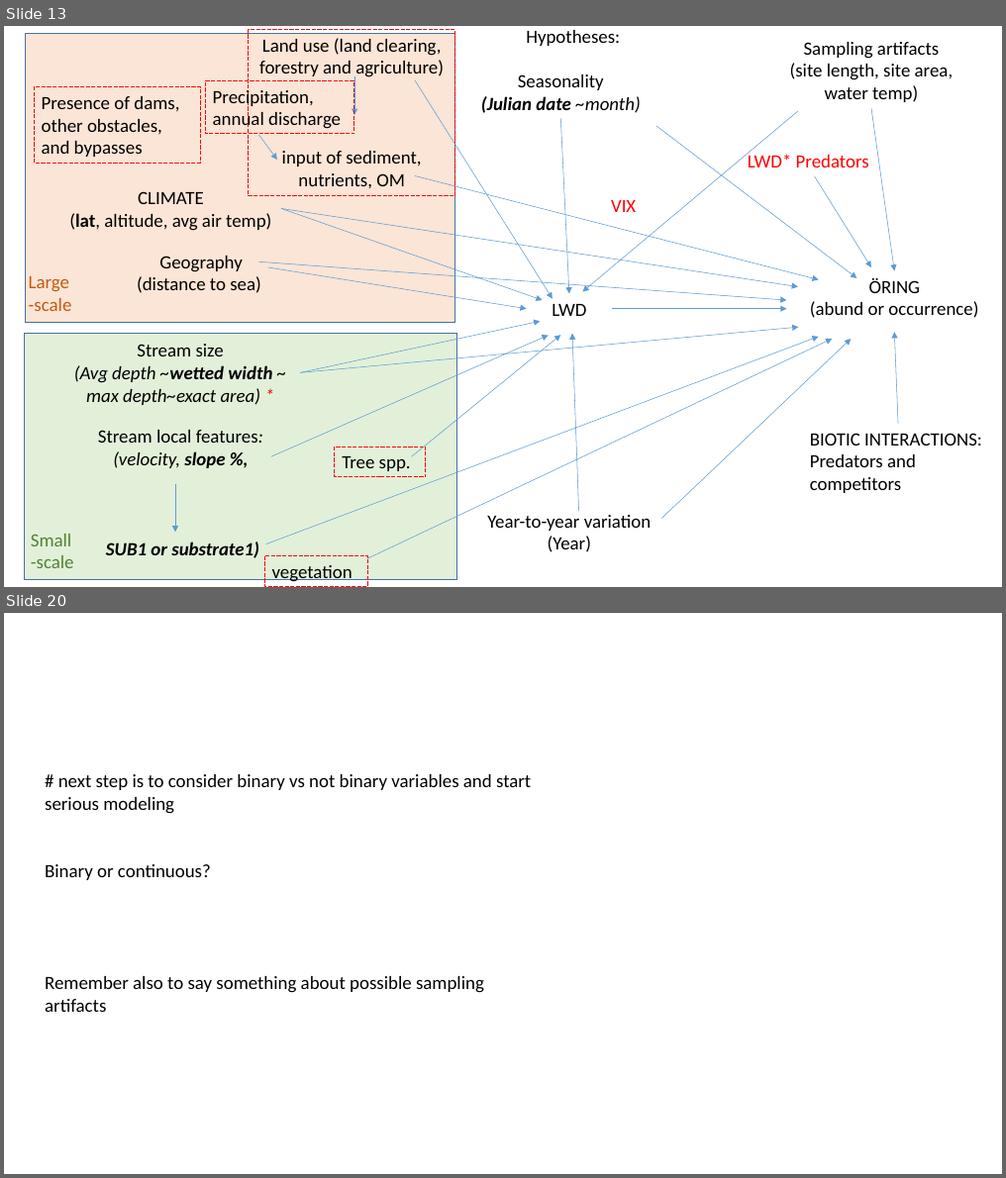
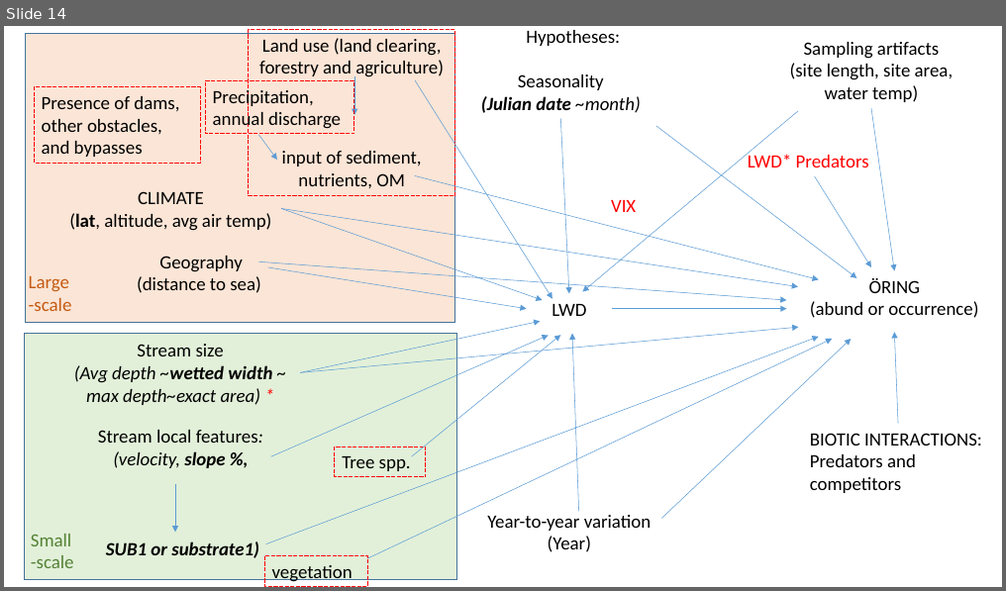
Before and after one commit to SerenaDonadi/Dod-ved, a slide deck: Electrofish data/LWD_analyses.pptx. Shown one above the other, each under a label of ours: slides 13 and 20 before the commit, slide 14 after it; the slides between them are not shown. The pictures are 1006x1178 and 1006x591 pixels, drawn with LibreOffice and Linux fonts; fonts in the diff are those of the drawing. Boxes give left, top, right and bottom in pixels: in the first picture for what was removed or moved away, otherwise in the second. Text is boxed around its words. In the diff, an @@ line names an element or a change of style, - is before the commit and + after.

Commit message:
more on SEM with binary öring and more on continuous öring

```diff
--- a/Electrofish data/LWD_analyses.pptx
+++ b/Electrofish data/LWD_analyses.pptx
@@ slide 20 removed at bbox=[4, 613, 1002, 1174], background #FFFFFF @@
@@ text removed at bbox=[45, 774, 531, 1012] @@
-# next step is to consider binary vs not binary variables and start serious modeling
-Binary or continuous?
-Remember also to say something about possible sampling artifacts
@@ what was slide 13 is now slide 14 @@
```
Also in this commit, not shown: 6 slides changed, 7 slides added, 1 other file.
